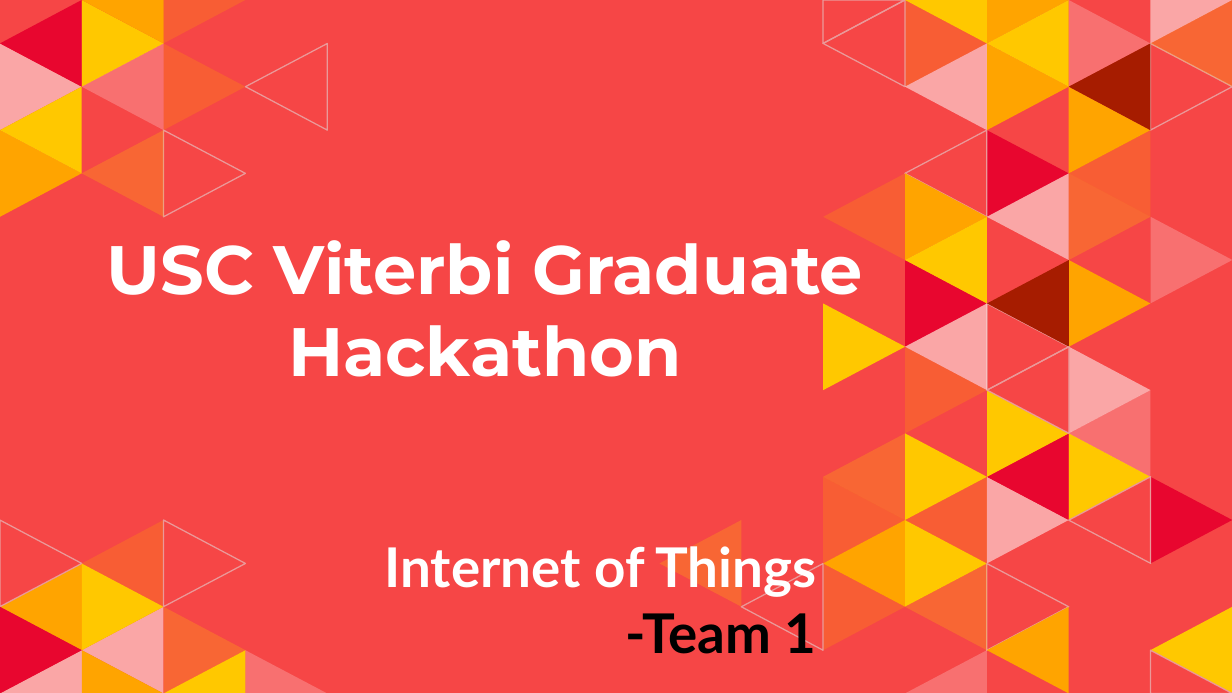
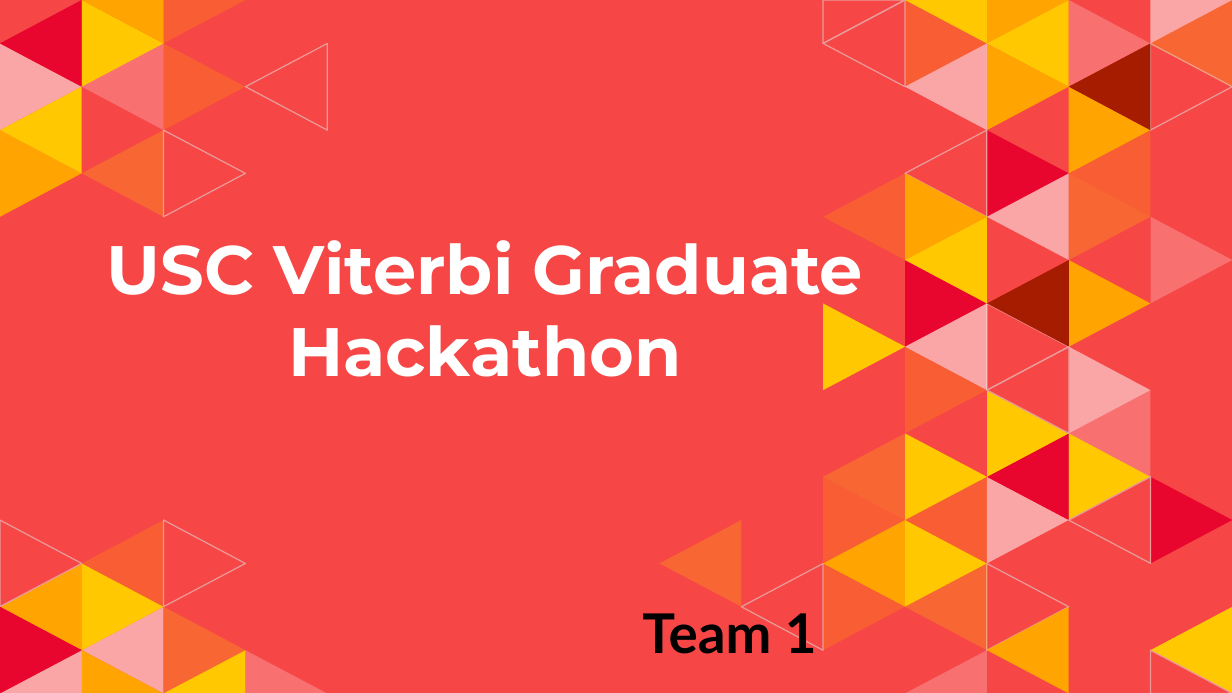
Before and after one commit to manalgandhi/Viterbi_Hackathon_2018, a slide deck: slide 1 of Team1.pptx. Drawn at 1232x693 pixels with LibreOffice and Linux fonts; fonts in the diff are those of the drawing. Boxes give left, top, right and bottom in pixels: in the first picture for what was removed or moved away, otherwise in the second. Text is boxed around its words. In the diff, an @@ line names an element or a change of style, - is before the commit and + after.

```diff
--- a/Team1.pptx
+++ b/Team1.pptx
@@ text at (642,605,817,654): text changed; text colour #FFFFFF to #000000 @@
-Internet of Things
--Team 1
+Team 1
```
Also in this commit, not shown: 4 other slides changed, 2 slides added, 1 other file.
